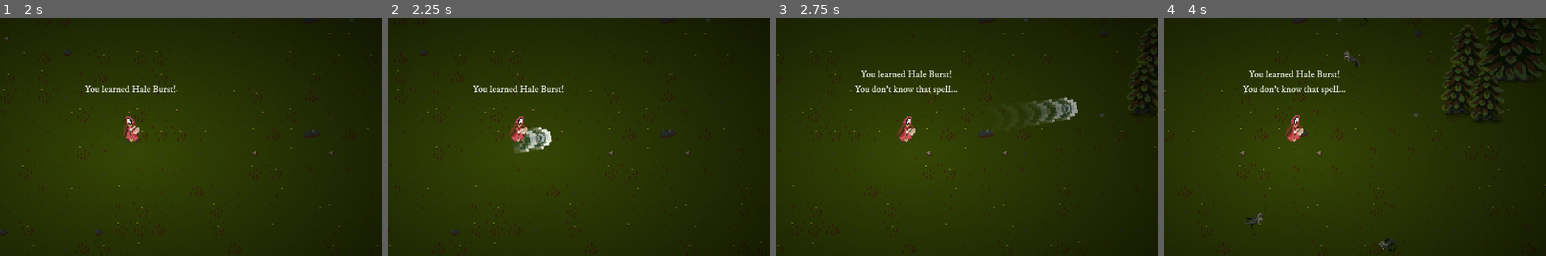
Above: before the commit, frames 1-4 (left to right).
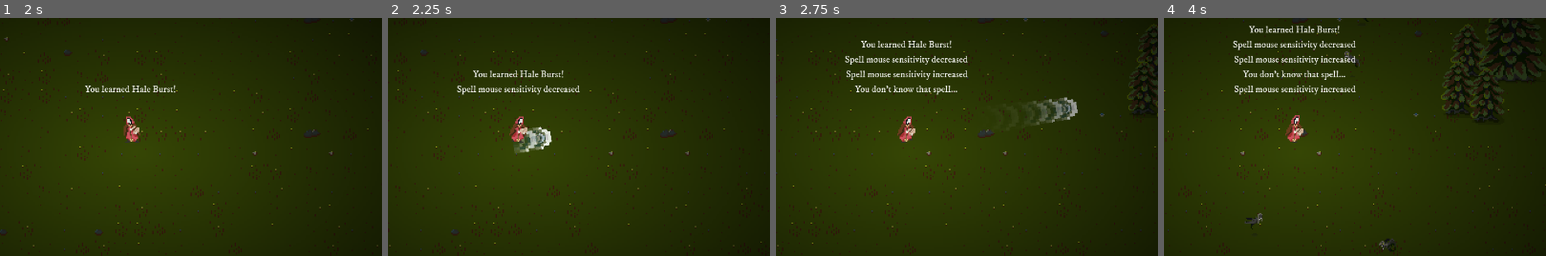
Above: after the commit, the same moments.

Repository: milestone-dev/ld55
Game: Godot game, scene res://scenes/start.tscn
Two runs of this game, one before a commit and one after it. Both use one fixed random seed, a clock stepped at 60 frames per second and the inputs below.
Inputs (mouse positions are % of the whole screen's width and height, from its top left):
- Up to frame 1 (2 s): click "Start game" at 0.5 s; click "Hale Burst" at 1.25 s
- Up to frame 2 (2.25 s): tap Enter at 2 s; move the mouse to (72, 45) at 2.02 s; hold D (move_right) from 2.03 s (still down); tap , (decrease_spell_mouse_sensitivity, bound only after the c… at 2.1 s; click (72, 45) at 2.17 s
- Up to frame 3 (2.75 s): keep holding D (move_right); tap Space at 2.27 s; tap . (increase_spell_mouse_sensitivity, bound only after the c… at 2.3 s
- Up to frame 4 (4 s): release D (move_right) at 2.75 s; drag from (30, 55) to (70, 43) at 2.77 s; move the mouse to (60, 28) at 3.52 s; hold D (move_right) from 3.53 s (still down); tap M (music_toggle) at 3.6 s; click (60, 28) at 3.67 s; tap . (increase_spell_mouse_sensitivity, bound only after the c… at 3.8 s
The pictures show only the part of the screen within x 33-83%, y 24-74%; the shares and areas given below are measured in that part.

Frame 1 is identical in both runs. In frame 2, 0.9% of the frame differs, in the area x 18-51%, y 22-33%; in frame 3, 1.3%; in frame 4, 2.4%, in the area x 18-51%, y 3-33%.

Commit message:
Add mouse sens

Diff:
--- a/project.godot
+++ b/project.godot
@@ -103,3 +103,13 @@
 "events": [Object(InputEventKey,"resource_local_to_scene":false,"resource_name":"","device":-1,"window_id":0,"alt_pressed":false,"shift_pressed":false,"ctrl_pressed":false,"meta_pressed":false,"pressed":false,"keycode":0,"physical_keycode":78,"key_label":0,"unicode":110,"echo":false,"script":null)
 ]
 }
+decrease_spell_mouse_sensitivity={
+"deadzone": 0.5,
+"events": [Object(InputEventKey,"resource_local_to_scene":false,"resource_name":"","device":-1,"window_id":0,"alt_pressed":false,"shift_pressed":false,"ctrl_pressed":false,"meta_pressed":false,"pressed":false,"keycode":0,"physical_keycode":44,"key_label":0,"unicode":44,"echo":false,"script":null)
+]
+}
+increase_spell_mouse_sensitivity={
+"deadzone": 0.5,
+"events": [Object(InputEventKey,"resource_local_to_scene":false,"resource_name":"","device":-1,"window_id":0,"alt_pressed":false,"shift_pressed":false,"ctrl_pressed":false,"meta_pressed":false,"pressed":false,"keycode":0,"physical_keycode":46,"key_label":0,"unicode":46,"echo":false,"script":null)
+]
+}
--- a/scripts/casting.gd
+++ b/scripts/casting.gd
@@ -84,7 +84,8 @@
 	if active:
 		Global.speed_factor = max(0.1, 0.05 * player.level)
 		#move last point to mouse
-		var d = get_viewport().get_mouse_position() - mouse_origin;
+		var d :Vector2 = get_viewport().get_mouse_position()-mouse_origin;
+		d = d * Global.spell_mouse_sensitivity;
 		var pos = line.points[0] + d;
 		if debug_node:
 			debug_node.position = pos - debug_node.pivot_offset;
--- a/scripts/global.gd
+++ b/scripts/global.gd
@@ -2,6 +2,7 @@
 
 class_name Global
 
+static var spell_mouse_sensitivity : float = 1.0
 static var speed_factor : float = 1.0
 static var paused : bool = false
 static var time_survived : float = 0
--- a/scripts/main.gd
+++ b/scripts/main.gd
@@ -36,6 +36,12 @@
 
 func _process(_delta):
 	if paused or not is_inside_tree(): return;
+	if Input.is_action_just_pressed("decrease_spell_mouse_sensitivity"):
+		Global.spell_mouse_sensitivity -= 0.1
+		player.hud.add_message("Spell mouse sensitivity decreased");
+	if Input.is_action_just_pressed("increase_spell_mouse_sensitivity"):
+		Global.spell_mouse_sensitivity += 0.1
+		player.hud.add_message("Spell mouse sensitivity increased");
 	if Input.is_action_just_pressed("dev_restart"):
 		player.die()
 		return
